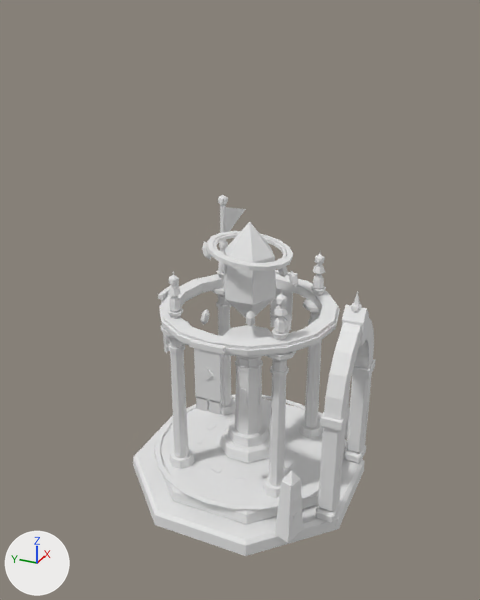
The FBX model assets/Strategy_Kit/Unity/Assets/Vitaria/Models/Buildings/Bld_Enchanter_L3.fbx: old version first, new version second.
Camera for both pictures: a 50 mm lens placed at (-8.13, -3.51, 7.03), pointed at (-0.16, 0.08, 3.04). Every picture has the same lights, and +X, +Y and +Z are marked at lower left. The older version comes first. Where no turn or scale is listed for an object, it has been applied to the vertices. Vertices at exactly the same position are counted once.

The older version as bpy lines, for what is in view:
```python
me_bld_enchanter_l3_001 = bpy.data.meshes.new('Bld_Enchanter_L3.001')
me_bld_enchanter_l3_001.from_pydata(...)  # 1836 vertices, 3318 faces; spans x -1.76..1.76, y -1.76..1.76, z -0.1..4.28
# faces by material slot: [2590, 728]
me_bld_enchanter_l3_001.materials.append(mat_vitaria_palette)  # its picture is missing
me_bld_enchanter_l3_001.materials.append(mat_vitaria_fx)  # its picture is missing
ob_bld_enchanter_l3 = bpy.data.objects.new('Bld_Enchanter_L3', me_bld_enchanter_l3_001)
ob_bld_enchanter_l3.location = (0.0, 0.0, 0.0)
```
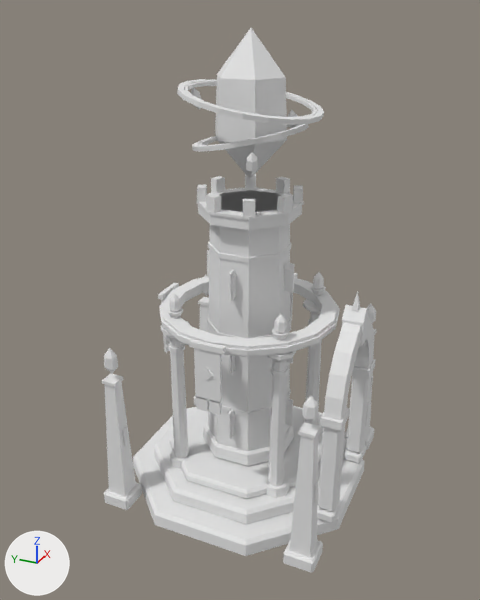
Where the change shows, as pixel boxes (x1, y1, x2, y2) in the pictures (480 x 600 px):
'Bld_Enchanter_L3', reshaped (13% wider, 51% taller)
    before: (133, 195, 376, 556)
    after: (102, 28, 377, 573)
part 1 of me_bld_enchanter_l3_001, added
    after: (169, 407, 322, 499)
part 2 of me_bld_enchanter_l3_001, added
    after: (203, 422, 294, 466)
part 3 of me_bld_enchanter_l3_001, added
    after: (208, 224, 290, 451)
part 4 of me_bld_enchanter_l3_001, added (mostly hidden)
    after: (221, 390, 291, 417)
part 5 of me_bld_enchanter_l3_001, added
    after: (207, 318, 291, 338)
part 6 of me_bld_enchanter_l3_001, added
    after: (208, 242, 291, 263)
part 7 of me_bld_enchanter_l3_001, added
    after: (285, 398, 293, 426)
part 8 of me_bld_enchanter_l3_001, added
    after: (284, 262, 295, 292)
part 9 of me_bld_enchanter_l3_001, deleted
    before: (155, 195, 362, 525)
part 10 of me_bld_enchanter_l3_001, built on
    before: (275, 478, 303, 542)
    after: (177, 28, 324, 573)
part 11 of me_bld_enchanter_l3_001, built on
    before: (344, 390, 350, 439)
    after: (344, 304, 377, 450)
part 12 of me_bld_enchanter_l3_001, added
    after: (102, 348, 142, 510)
part 13 of me_bld_enchanter_l3_001, added
    after: (194, 275, 209, 406)

The change in detail:
me_bld_enchanter_l3_001 is used by ob_bld_enchanter_l3; location (0.0, 0.0, 0.0).
me_bld_enchanter_l3_001 had 1836 vertices, 3318 faces and spanned x -1.76..1.76, y -1.76..1.76, z -0.1..4.28.
me_bld_enchanter_l3_001 now has 2226 vertices, 4019 faces and spans x -1.76..1.76, y -1.76..1.76, z -0.1..6.68.
me_bld_enchanter_l3_001 part 1: the loose piece of 32 vertices spanning x -1.43..1.43, y -1.43..1.43, z 0.14..0.4 is copied, and the copy is scaled about its middle by (0.828, 0.828, 0.584), then moved by (0.0, 0.0, 0.19); it spans x -1.19..1.19, y -1.19..1.19, z 0.38..0.54.
me_bld_enchanter_l3_001 part 2: the loose piece of 32 vertices spanning x -1.43..1.43, y -1.43..1.43, z 0.14..0.4 is copied, and the copy is scaled about its middle by (0.465, 0.465, 0.979), then moved by (0.0, 0.0, 0.39); it spans x -0.67..0.67, y -0.67..0.67, z 0.54..0.78.
me_bld_enchanter_l3_001 part 3: a new loose piece, an 8-sided cut cone along z (radius 0.65 at the low end, 0.55 at the high end) spanning x -0.6..0.6, y -0.6..0.6, z 0.78..4.3, in mat_vitaria_palette (its picture is missing).
me_bld_enchanter_l3_001 part 4: a new loose piece, an 8-sided cylinder along z spanning x -0.601..0.601, y -0.601..0.601, z 1.4..1.47, in mat_vitaria_palette (its picture is missing).
me_bld_enchanter_l3_001 part 5: a new loose piece, an 8-sided cylinder along z spanning x -0.572..0.572, y -0.572..0.572, z 2.6..2.67, in mat_vitaria_palette (its picture is missing).
me_bld_enchanter_l3_001 part 6: a new loose piece, an 8-sided cylinder along z spanning x -0.543..0.543, y -0.543..0.543, z 3.8..3.87, in mat_vitaria_palette (its picture is missing).
me_bld_enchanter_l3_001 part 7: a new loose piece, a box spanning x -0.015..0.015, y -0.731..-0.552, z 1.0..1.46, in mat_vitaria_palette (its picture is missing).
me_bld_enchanter_l3_001 part 8: a new loose piece, a box spanning x -0.015..0.015, y -0.672..-0.493, z 3.24..3.66, in mat_vitaria_palette (its picture is missing).
me_bld_enchanter_l3_001 part 9: 46 loose pieces with 762 vertices, spanning x -1.51..1.6, y -1.68..1.51, z 0.39..4.28, are deleted.
me_bld_enchanter_l3_001 part 10: 8 vertices removed from x -1.48..-1.09, y -1.35..-1.02, z 0.16..1.08; 667 vertices added at x -1.68..0.95, y -1.68..0.94, z -0.06..6.68.
me_bld_enchanter_l3_001 part 11: 8 vertices removed from x 1.09..1.48, y -1.35..-1.02, z 0.16..1.08; 70 vertices added at x 1.25..1.68, y -1.68..-1.25, z -0.06..2.6.
me_bld_enchanter_l3_001 part 12: 70 vertices added at x -1.68..-1.25, y 1.25..1.68, z -0.06..2.6.
me_bld_enchanter_l3_001 part 13: 70 vertices added at x 1.25..1.68, y 1.25..1.68, z -0.06..2.6.
Other edits to the shape of me_bld_enchanter_l3_001 do not show in these pictures.
